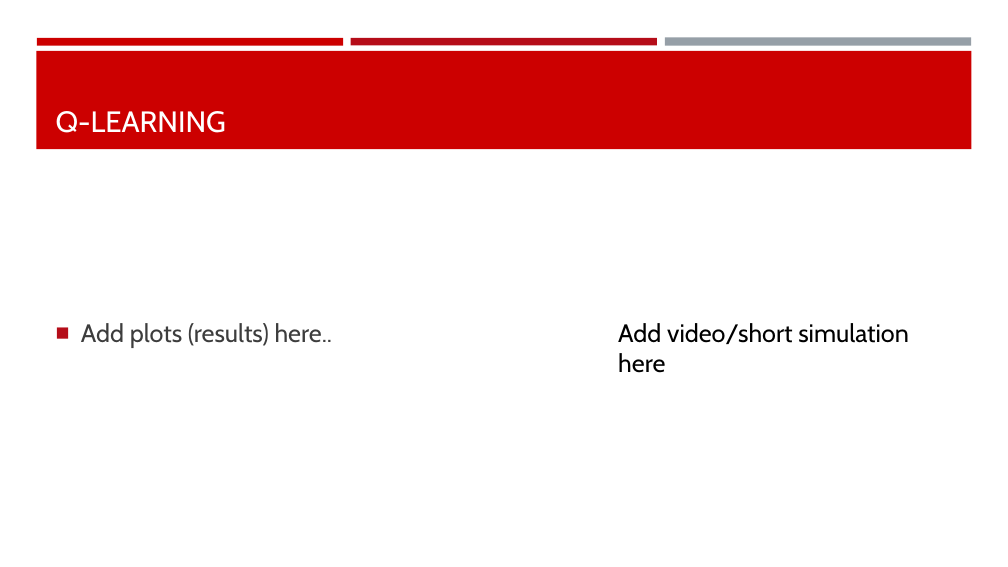
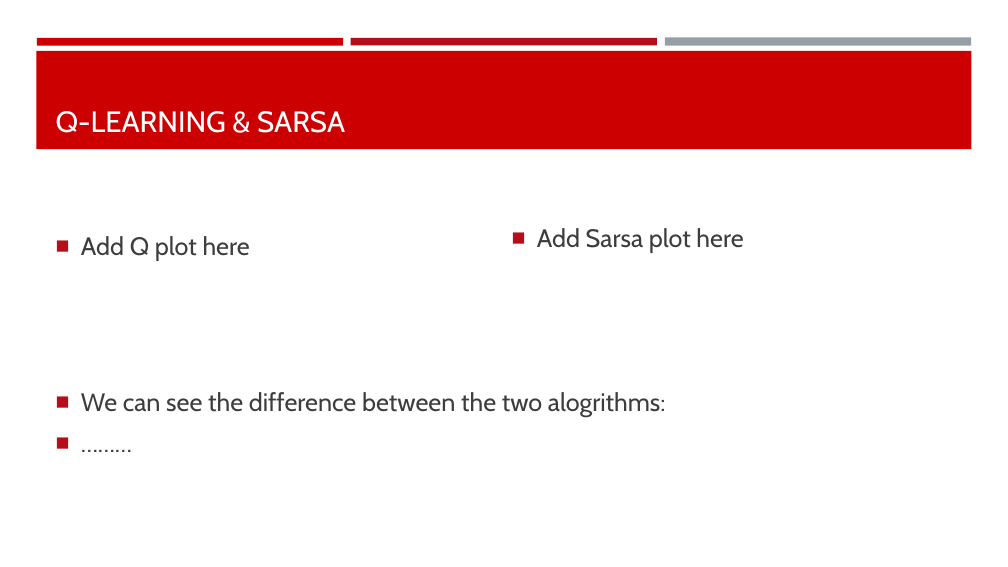
Before and after one commit to mengli11235/MachineLearning_Maze, a slide deck: slide 6 of Group Presentation.pptx (slide 5 before the commit). Drawn at 1008x567 pixels with LibreOffice and Linux fonts; fonts in the diff are those of the drawing. Boxes give left, top, right and bottom in pixels: in the first picture for what was removed or moved away, otherwise in the second. Text is boxed around its words. In the diff, an @@ line names an element or a change of style, - is before the commit and + after.

```diff
--- a/Group Presentation.pptx
+++ b/Group Presentation.pptx
@@ title at bbox=[56, 111, 345, 133]: text changed @@
-Q-LEARNING
+Q-LEARNING & SARSA
@@ text at bbox=[81, 236, 250, 261]: text changed @@
-■ Add plots (results) here..
+■ Add Q plot here
@@ text added at bbox=[537, 228, 743, 253], 24 pt, text #3D3D3D @@
+■ Add Sarsa plot here
@@ text removed at bbox=[618, 323, 909, 373] @@
-Add video/short simulation here
@@ text added at bbox=[81, 392, 666, 417], 24 pt, text #3D3D3D @@
+■ We can see the difference between the two alogrithms:
+■ ………
```
Also in this commit, not shown: 4 other slides changed, 3 slides added, 3 slides removed.
